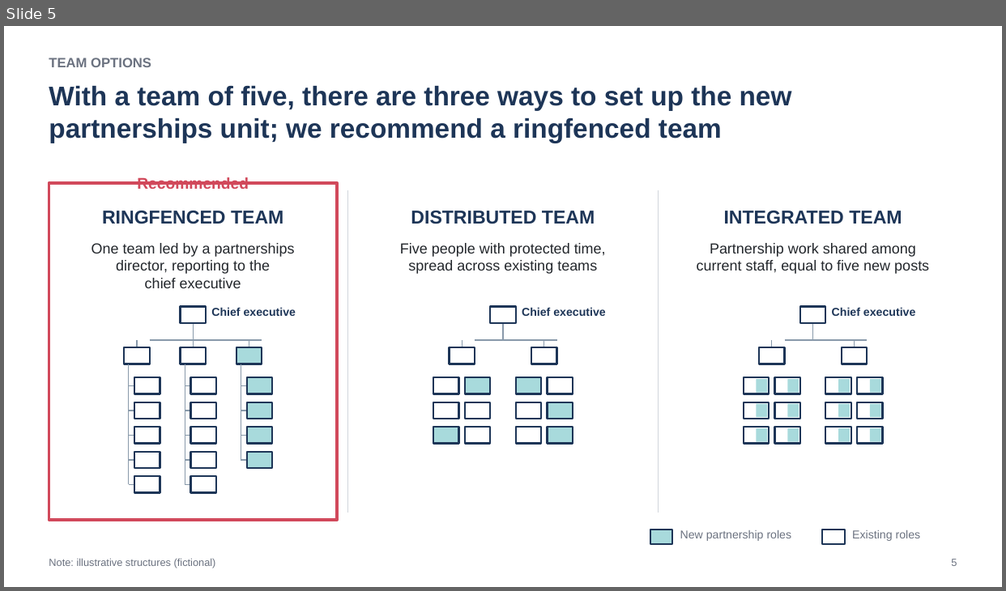
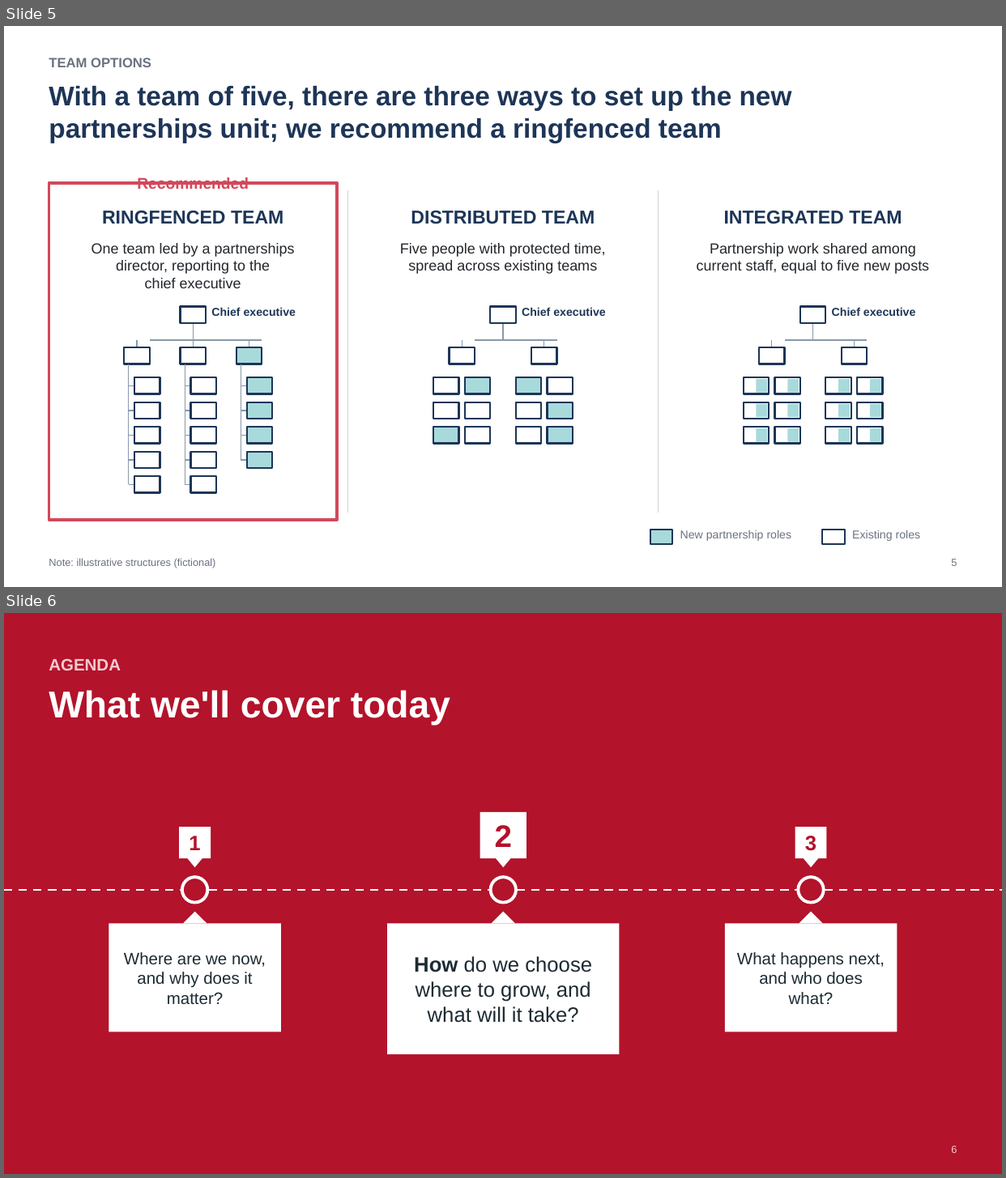
Before and after one commit to bmc-marshall/slidewell, a slide deck: slidewell/examples/showcase.pptx. Shown one above the other, each under a label of ours: slide 5 before the commit, slides 5 and 6 after it. The pictures are 1006x591 and 1006x1178 pixels, drawn with LibreOffice and Linux fonts; fonts in the diff are those of the drawing. Boxes give left, top, right and bottom in pixels: in the first picture for what was removed or moved away, otherwise in the second. Text is boxed around its words. In the diff, an @@ line names an element or a change of style, - is before the commit and + after.

```diff
--- a/slidewell/examples/showcase.pptx
+++ b/slidewell/examples/showcase.pptx
@@ slide 6 added at (4, 613, 1002, 1174), background #FFFFFF @@
@@ rectangle added at (4, 613, 1002, 1174), fill #B3132B @@
@@ text added at (49, 658, 121, 671), 16 pt, text #F6C9CF, bold @@
+AGENDA
@@ text added at (49, 690, 450, 726), 36 pt, text #FFFFFF, bold @@
+What we'll cover today
@@ rectangle added at (179, 827, 211, 858), fill #FFFFFF @@
@@ rectangle added at (480, 812, 526, 858), fill #FFFFFF @@
@@ text added at (495, 825, 512, 847), 30 pt, text #B3132B, bold @@
+2
@@ rectangle added at (795, 827, 827, 858), fill #FFFFFF @@
@@ text added at (189, 836, 200, 850), 20 pt, text #B3132B, bold @@
+1
@@ text added at (805, 836, 816, 851), 20 pt, text #B3132B, bold @@
+3
@@ ellipse added at (182, 877, 207, 903), fill #B3132B, outline #FFFFFF 3 pt @@
@@ freeform shape added at (187, 858, 202, 867), fill #FFFFFF @@
@@ ellipse added at (491, 877, 516, 903), fill #B3132B, outline #FFFFFF 3 pt @@
@@ freeform shape added at (496, 858, 511, 867), fill #FFFFFF @@
@@ ellipse added at (799, 877, 824, 903), fill #B3132B, outline #FFFFFF 3 pt @@
@@ freeform shape added at (803, 858, 819, 867), fill #FFFFFF @@
@@ line added from (4, 890) to (1002, 890), #FFFFFF 2 pt dashed @@
@@ rectangle added at (108, 924, 281, 1033), fill #FFFFFF @@
@@ freeform shape added at (183, 912, 206, 924), fill #FFFFFF @@
@@ rectangle added at (387, 924, 620, 1054), fill #FFFFFF @@
@@ freeform shape added at (492, 912, 515, 924), fill #FFFFFF @@
@@ rectangle added at (725, 924, 897, 1033), fill #FFFFFF @@
@@ freeform shape added at (799, 912, 823, 924), fill #FFFFFF @@
@@ text added at (124, 952, 266, 1004), 16 pt, text #1D2B33 @@
+Where are we now,
+and why does it
+matter?
@@ text added at (737, 952, 884, 1004), 16 pt, text #1D2B33 @@
+What happens next,
+and who does
+what?
@@ text added at (414, 956, 592, 1023), 20 pt, text #1D2B33 @@
+How do we choose
+where to grow, and
+what will it take?
@@ text added at (951, 1146, 957, 1153), 10 pt, text #F6C9CF @@
+6
```
Also in this commit, not shown: 1 slide changed, 12 other slides added, 3 other files.
